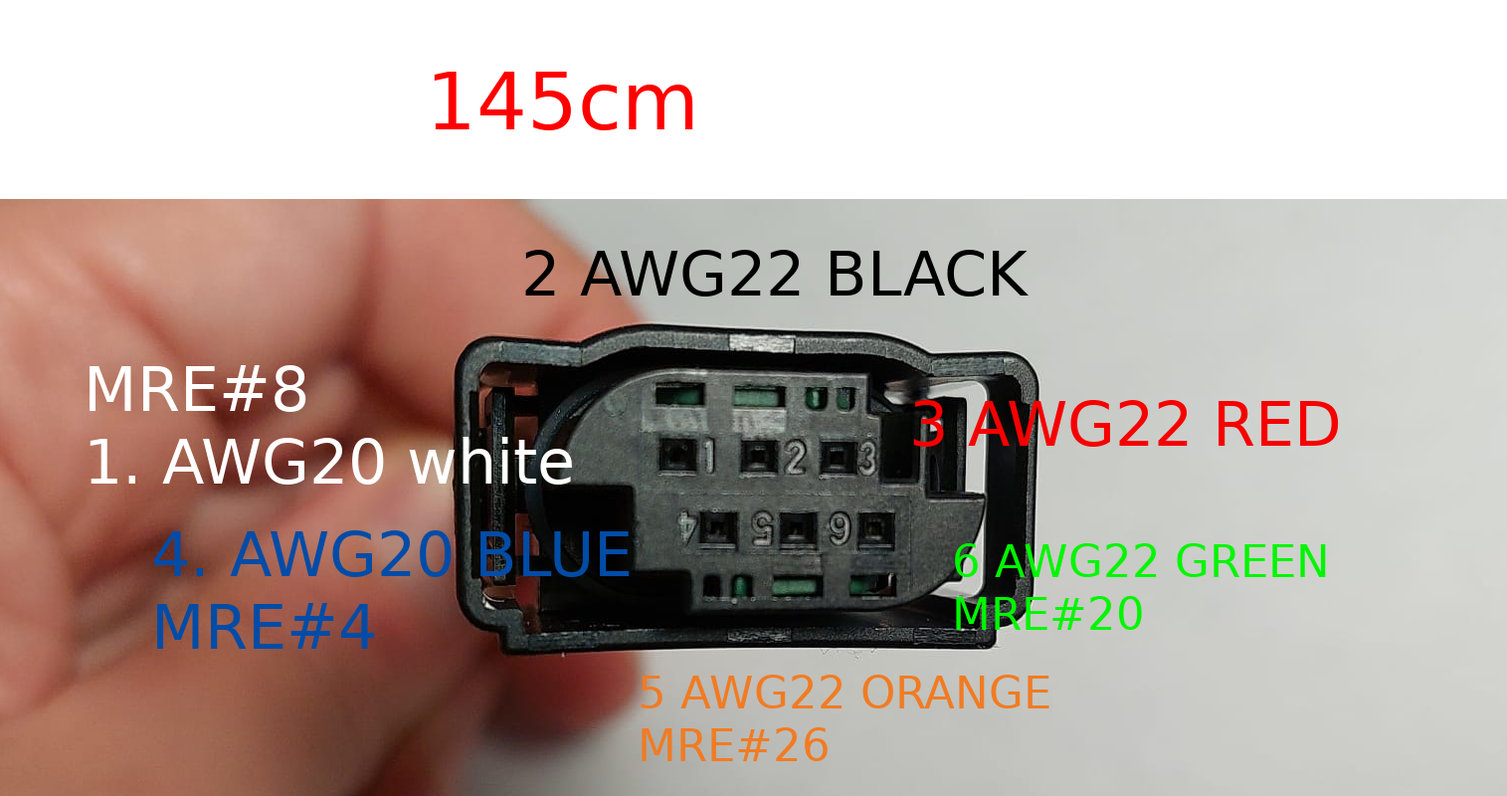
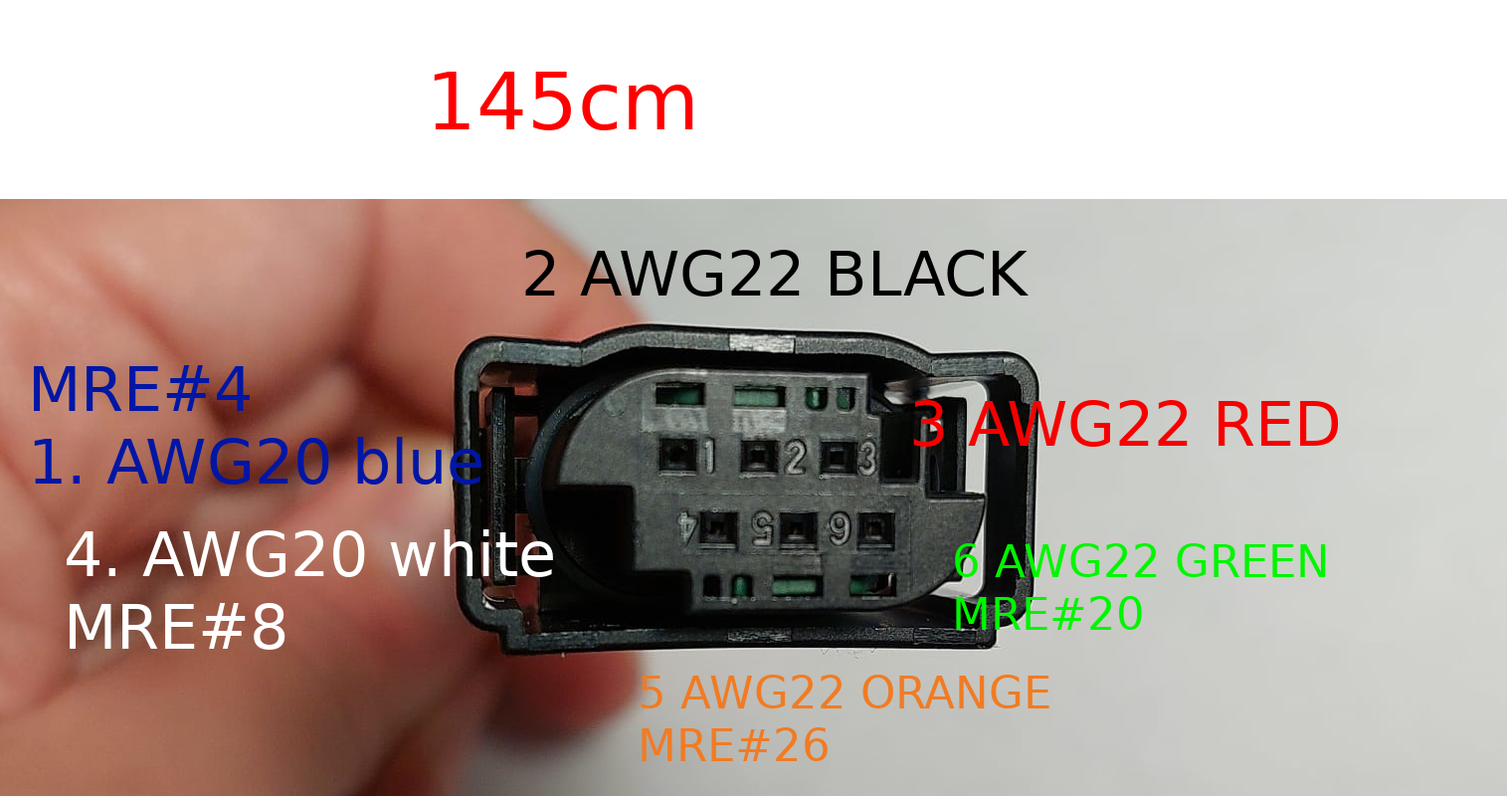
Revision of a layered w=1507, h=796 image; what changed, layer by layer:
renamed "4. AWG20 BLUE ..." to "4. AWG20 white ...", painted on it over [66, 529, 630, 650]
renamed "MRE#8 ..." to "MRE#4 ...", painted on it over [33, 365, 573, 485]
